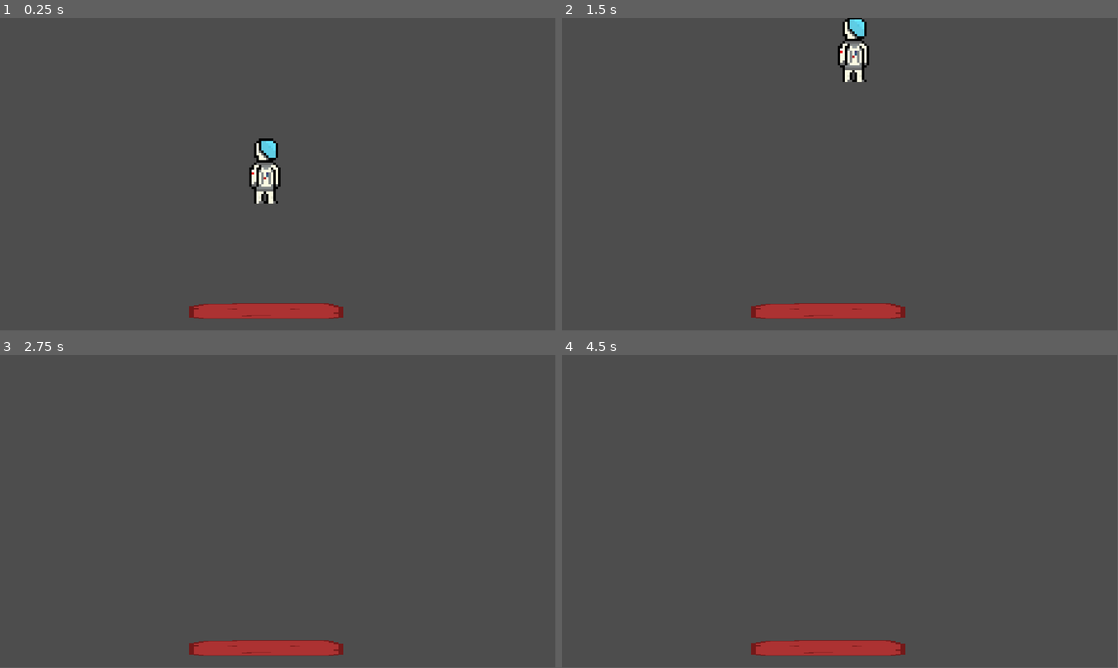
Above: before the commit, frames 1-4 (two rows, left to right).
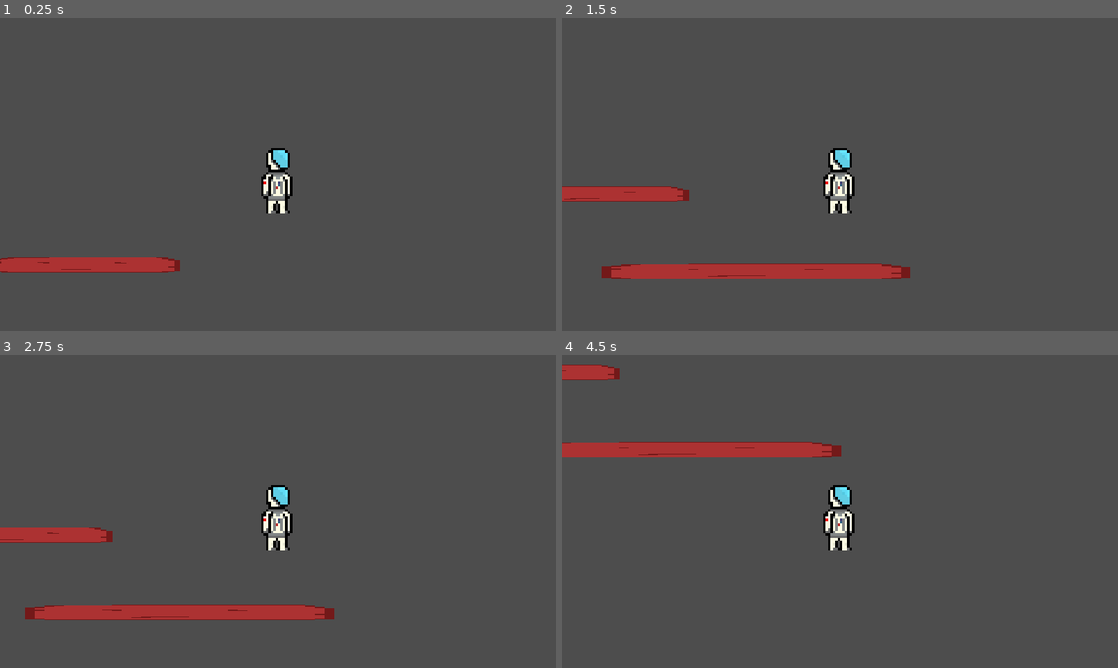
Above: after the commit, the same moments.

Repository: unoix/czarne-cwele
Game: Godot game, scene res://scenes/main.tscn
Same seed, same stepped clock (60 frames per second), same inputs: the game is played once before the commit and once after it.
Inputs:
- Up to frame 1 (0.25 s): no input
- Up to frame 2 (1.5 s): hold D (move_right) 0.53-1.28 s; hold Space (move_jump) 0.53-1.28 s; hold A (move_left) from 1.28 s (still down); tap Space (move_jump) at 1.35 s
- Up to frame 3 (2.75 s): tap Space (move_jump) at 1.52, 1.82 s; release A (move_left) at 2.03 s; hold D (move_right) from 2.03 s (still down); hold Space (move_jump) from 2.03 s (still down)
- Up to frame 4 (4.5 s): release Space (move_jump) at 2.78 s; tap Space (move_jump) at 2.85, 3.02, 3.32, 4.35 s; release D (move_right) at 3.53 s; hold Space (move_jump) 3.53-4.28 s; hold A (move_left) from 3.53 s (still down)
In our replay, the window is 799x449 before the commit and 800x450 after it. These sizes can differ from the game's own. Grey fills any space a smaller window leaves; there, only what the larger window draws over its background counts as a difference.

The runs differ from the first frame. In frame 1, 4.2% of the frame differs, in the area x 0-62%, y 38-96%; in frame 2, 6.8%, in the area x 0-63%, y 0-96%; in frame 3, 5.8%; in frame 4, 5.1%.

Commit message:
joł joł
- movment
- no more fyling
- cwel tworzy tors

Co-Authored-By: bvrtn <129899925+bvrtn@users.noreply.github.com>

Diff:
--- a/podejscie-2/project.godot
+++ b/podejscie-2/project.godot
@@ -14,6 +14,10 @@
 run/main_scene="res://scenes/main.tscn"
 config/features=PackedStringArray("4.2", "Mobile")
 config/icon="res://icon.svg"
+
+[display]
+
+window/stretch/mode="canvas_items"
 
 [dotnet]
 
@@ -37,6 +41,10 @@
 ]
 }
 
+[physics]
+
+2d/default_gravity=400.0
+
 [rendering]
 
 renderer/rendering_method="mobile"
--- a/podejscie-2/scenes/main.tscn
+++ b/podejscie-2/scenes/main.tscn
@@ -1,12 +1,24 @@
-[gd_scene load_steps=3 format=3 uid="uid://dwmmqh3hhk0jk"]
+[gd_scene load_steps=4 format=3 uid="uid://dwmmqh3hhk0jk"]
 
+[ext_resource type="Script" path="res://scenes/scripts/main.gd" id="1_g0kfg"]
 [ext_resource type="PackedScene" uid="uid://bbh2bt1lmfqva" path="res://scenes/player.tscn" id="1_la2r6"]
 [ext_resource type="PackedScene" uid="uid://cabti8hl5pyv2" path="res://scenes/wall.tscn" id="2_krdlw"]
 
 [node name="Main" type="Node"]
+script = ExtResource("1_g0kfg")
 
 [node name="Player" parent="." instance=ExtResource("1_la2r6")]
+position = Vector2(0, 0)
+
+[node name="Camera2D" type="Camera2D" parent="Player"]
 
 [node name="Wall" parent="." instance=ExtResource("2_krdlw")]
 position = Vector2(552, 608)
-scale = Vector2(10, 1)
+scale = Vector2(20, 1)
+
+[node name="Wall2" parent="." instance=ExtResource("2_krdlw")]
+position = Vector2(216, 448)
+scale = Vector2(12.32, 1)
+
+[node name="StartPos" type="Marker2D" parent="."]
+position = Vector2(616, 248)
--- a/podejscie-2/scenes/player.tscn
+++ b/podejscie-2/scenes/player.tscn
@@ -9,6 +9,9 @@
 [node name="Player" type="CharacterBody2D"]
 position = Vector2(552, 272)
 script = ExtResource("1_ex0uf")
+WALK_SPEED = 200
+FRICTION = 15
+JUMP_HEIGHT = 100
 
 [node name="Sprite2D" type="Sprite2D" parent="."]
 texture_filter = 1
@@ -17,6 +20,11 @@
 metadata/_edit_group_ = true
 
 [node name="CollisionShape2D" type="CollisionShape2D" parent="."]
+visible = false
 position = Vector2(-4, 12)
 shape = SubResource("RectangleShape2D_xp88h")
 metadata/_edit_group_ = true
+
+[node name="RayCast2D" type="RayCast2D" parent="."]
+target_position = Vector2(0, 90)
+collision_mask = 128
--- /dev/null
+++ b/podejscie-2/scenes/scripts/main.gd
@@ -0,0 +1,9 @@
+extends Node
+# Called when the node enters the scene tree for the first time.
+func _ready():
+	$Player.position = $StartPos.position
+
+
+# Called every frame. 'delta' is the elapsed time since the previous frame.
+func _process(delta):
+	pass
--- a/podejscie-2/scenes/scripts/player.gd
+++ b/podejscie-2/scenes/scripts/player.gd
@@ -2,7 +2,7 @@
 
 var gravity = ProjectSettings.get("physics/2d/default_gravity")
 @export var WALK_SPEED = 100
-@export var FRICTION = 30
+@export var FRICTION = 3
 @export var JUMP_HEIGHT = 50
 
 func _physics_process(delta):
@@ -17,7 +17,7 @@
 	elif velocity.x < 0 :
 		velocity.x += -max(-FRICTION,velocity.x)
 
-	if Input.is_action_pressed("move_jump"):
+	if Input.is_action_pressed("move_jump") && $RayCast2D.is_colliding():
 		velocity.y -= JUMP_HEIGHT
 
 	move_and_slide()
--- a/podejscie-2/scenes/wall.tscn
+++ b/podejscie-2/scenes/wall.tscn
@@ -6,6 +6,7 @@
 size = Vector2(32, 32)
 
 [node name="Wall" type="StaticBody2D"]
+collision_layer = 129
 
 [node name="Sprite2D" type="Sprite2D" parent="."]
 texture_filter = 1
Binary file added: podejscie-2/textures/lampa1.png
Not shown, added: podejscie-2/textures/lampa1.png.import
Binary file added: podejscie-2/textures/skibid.webp
Not shown, added: podejscie-2/textures/skibid.webp.import
Not shown, added: textures/miemsniak.aseprite
Not shown, added: textures/skibid.webp
